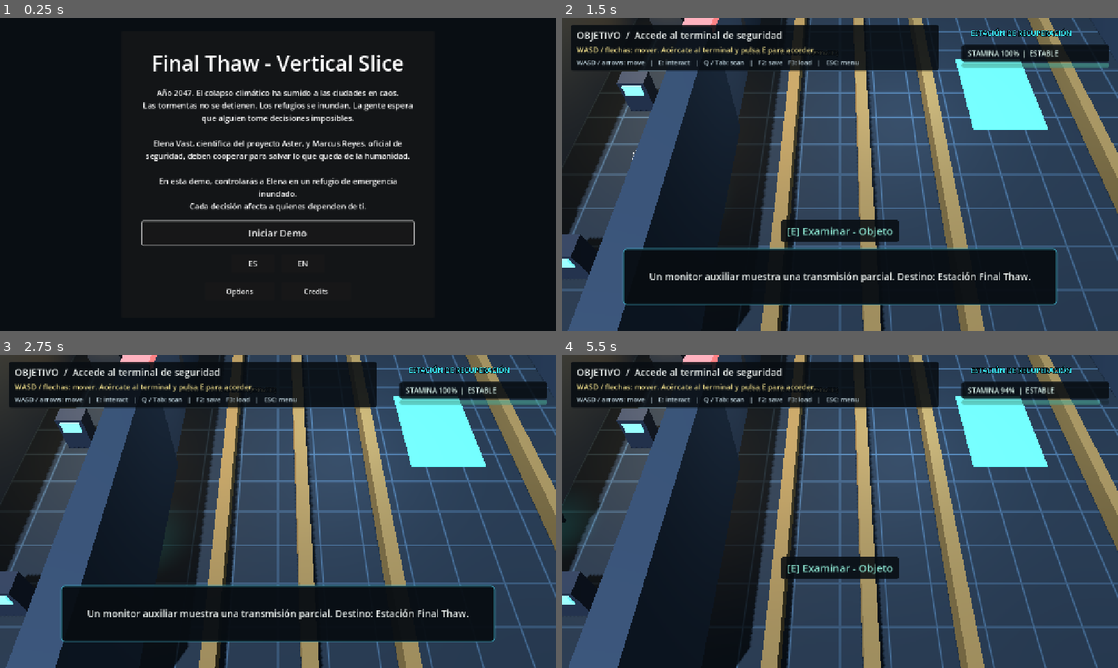
Above: before the commit, frames 1-4 (two rows, left to right).
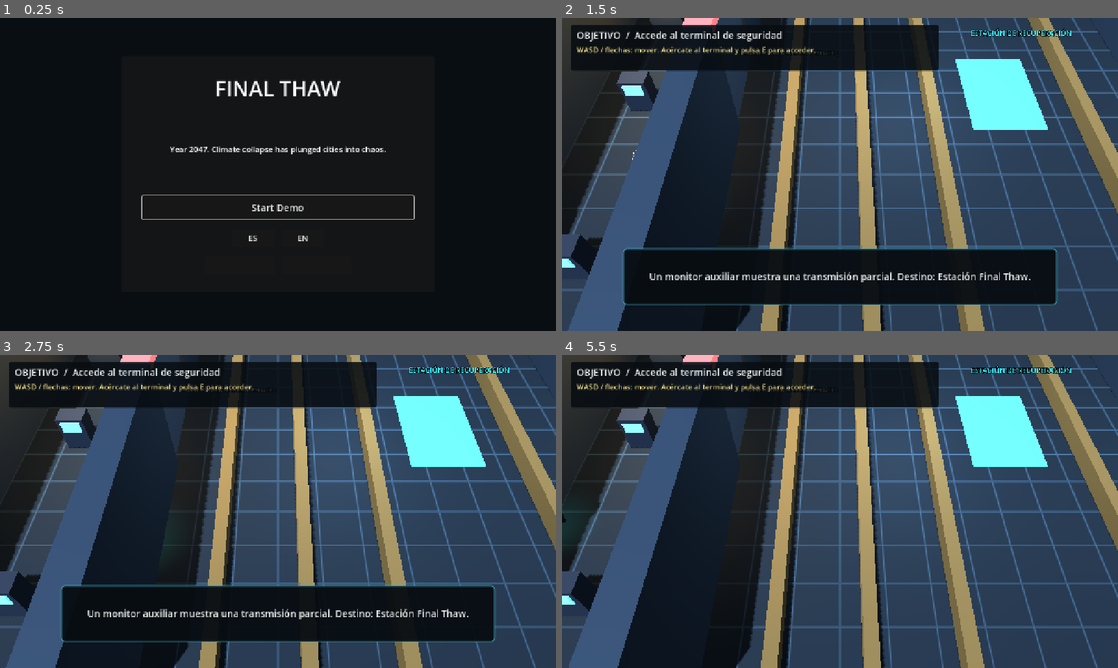
Above: after the commit, the same moments.

Repository: xabiervc/final-thaw
Game: Godot game, scene res://scenes/ui/main_menu.tscn
The game is run twice, just before and just after one commit, with the same random seed, the same clock (stepped at 60 frames per second) and the same inputs.
Inputs (mouse positions are in pixels of both pictures, inside the frame that each line leads up to):
- Up to frame 1 (0.25 s): no input
- Up to frame 2 (1.5 s): click "Iniciar Demo" (after the commit: "Start Demo") at 0.5 s; tap E (interact) at 1.25 s; move the mouse to (962, 158) at 1.27 s; hold D (move_right) from 1.28 s (still down); hold E (interact) from 1.28 s (still down); click (962, 158) at 1.42 s
- Up to frame 3 (2.75 s): release D (move_right) at 2 s; release E (interact) at 2 s; drag from (166, 527) to (250, 574) at 2.02 s
- Up to frame 4 (5.5 s): tap E (interact) at 2.75, 4.25 s; move the mouse to (895, 442) at 2.77 s; hold D (move_right) 2.78-3.5 s; hold E (interact) 2.78-3.5 s; tap L (attack_secondary) at 2.85 s; drag from (812, 574) to (673, 464) at 3.52 s; move the mouse to (1006, 558) at 4.27 s; hold A (move_left) 4.28-5 s; hold E (interact) 4.28-5 s; tap Space (dodge) at 4.35 s; drag from (673, 464) to (756, 433) at 5.02 s

The runs differ from the first frame. In frame 1, 6.6% of the frame differs, in the area x 25-75%, y 11-90%; in frame 2, 3.8%; in frame 3, 2.4%; in frame 4, 3.8%.
Error before the commit: Invalid call. Nonexistent function 'get_flag' in base 'Node (game_manager.gd)'. (res://scripts/managers/accessibility_manager.gd:8)
Error after the commit: Parse Error: Cannot access signal "language_changed" from the static function "set_locale()". (res://scripts/managers/narrative_text_manager.gd:26)

Commit message:
fix(shelter): localize prop prompts and restore persisted prop state

Diff:
--- a/scripts/entities/interactable.gd
+++ b/scripts/entities/interactable.gd
@@ -1,10 +1,14 @@
 extends Area2D
 class_name Interactable
+
+signal interact_text_changed(new_text: String)
 
 @export var interact_text: String = "Interactuable"
 var interact_count: int = 0
 var can_interact_func: Callable
 var on_interact_func: Callable
+
+var label: Label
 
 signal interacted(interactor: Node2D)
 
@@ -21,10 +25,15 @@
 	vis.position = Vector2(-50, -50)
 	vis.mouse_filter = Control.MOUSE_FILTER_IGNORE
 	add_child(vis)
-	var lbl := Label.new()
-	lbl.text = interact_text
-	lbl.position = Vector2(-50, -80)
-	add_child(lbl)
+	label = Label.new()
+	label.text = interact_text
+	label.position = Vector2(-50, -80)
+	add_child(label)
+
+func update_label() -> void:
+	if label:
+		label.text = interact_text
+	interact_text_changed.emit(interact_text)
 
 func can_interact(_interactor: Node2D) -> bool:
 	if can_interact_func.is_valid():
--- a/scripts/levels/flooded_shelter_controller.gd
+++ b/scripts/levels/flooded_shelter_controller.gd
@@ -4,10 +4,10 @@
 @export var elena: Elena
 @export var civilian: Civilian
 
-@export var power_console: Node
-@export var valve_station_left: Node
-@export var valve_station_right: Node
-@export var flood_gate_exit: Node
+@export var power_console: PowerConsole
+@export var valve_station_left: ValveStation
+@export var valve_station_right: ValveStation
+@export var flood_gate_exit: FloodGate
 
 @export var oxygen_refill_on_power: float = 40.0
 @export var oxygen_refill_on_valves: float = 30.0
@@ -104,5 +104,12 @@
 		valves_open = 0
 	civilian_rescued = gsm.get_flag("shelter_civilian_rescued", false)
 
+	if power_console:
+		power_console.restore_state(has_power)
+	if valve_station_left:
+		valve_station_left.restore_state(valves_open >= 1)
+	if valve_station_right:
+		valve_station_right.restore_state(valves_open >= 2)
+
 	if valves_open >= 2 and flood_gate_exit:
 		flood_gate_exit.open_gate()
--- a/scripts/levels/props/power_console.gd
+++ b/scripts/levels/props/power_console.gd
@@ -4,19 +4,41 @@
 @export var is_on: bool = false
 
 const INTERACTABLE_SCRIPT = preload("res://scripts/entities/interactable.gd")
-var interactable: Area2D
+var interactable: Interactable
 
 signal power_activated
 
 func _ready() -> void:
-	interactable = INTERACTABLE_SCRIPT.new() as Area2D
-	interactable.set("interact_text", "Activar generador")
-	interactable.add_user_signal("interacted")
-	interactable.connect("interacted", _on_interact)
+	interactable = INTERACTABLE_SCRIPT.new()
+	interactable.interact_text = NarrativeTextManager.get_interact_power_console(is_on)
+	interactable.can_interact_func = Callable(self, "_can_interact")
+	interactable.on_interact_func = Callable(self, "_on_interact")
 	add_child(interactable)
 
-func _on_interact() -> void:
+	NarrativeTextManager.language_changed.connect(_on_language_changed)
+
+func _exit_tree() -> void:
+	if NarrativeTextManager.language_changed.is_connected(_on_language_changed):
+		NarrativeTextManager.language_changed.disconnect(_on_language_changed)
+
+func _can_interact(_interactor: Node2D) -> bool:
+	return not is_on
+
+func _on_interact(_interactor: Node2D) -> void:
 	if is_on:
 		return
 	is_on = true
+	update_prompt()
 	power_activated.emit()
+
+func update_prompt() -> void:
+	if interactable:
+		interactable.interact_text = NarrativeTextManager.get_interact_power_console(is_on)
+		interactable.update_label()
+
+func _on_language_changed(_locale: String) -> void:
+	update_prompt()
+
+func restore_state(power_on: bool) -> void:
+	is_on = power_on
+	update_prompt()
--- a/scripts/levels/props/valve_station.gd
+++ b/scripts/levels/props/valve_station.gd
@@ -4,16 +4,22 @@
 @export var is_open: bool = false
 
 const INTERACTABLE_SCRIPT = preload("res://scripts/entities/interactable.gd")
-var interactable: Area2D
+var interactable: Interactable
 
 signal valve_opened
 
 func _ready() -> void:
-	interactable = INTERACTABLE_SCRIPT.new() as Area2D
-	interactable.set("interact_text", "Abrir válvula")
-	interactable.set("can_interact_func", Callable(self, "_can_interact"))
-	interactable.set("on_interact_func", Callable(self, "_on_interact"))
+	interactable = INTERACTABLE_SCRIPT.new()
+	interactable.interact_text = NarrativeTextManager.get_interact_valve(is_open)
+	interactable.can_interact_func = Callable(self, "_can_interact")
+	interactable.on_interact_func = Callable(self, "_on_interact")
 	add_child(interactable)
+
+	NarrativeTextManager.language_changed.connect(_on_language_changed)
+
+func _exit_tree() -> void:
+	if NarrativeTextManager.language_changed.is_connected(_on_language_changed):
+		NarrativeTextManager.language_changed.disconnect(_on_language_changed)
 
 func _can_interact(_interactor: Node2D) -> bool:
 	return not is_open
@@ -22,4 +28,17 @@
 	if is_open:
 		return
 	is_open = true
+	update_prompt()
 	valve_opened.emit()
+
+func update_prompt() -> void:
+	if interactable:
+		interactable.interact_text = NarrativeTextManager.get_interact_valve(is_open)
+		interactable.update_label()
+
+func _on_language_changed(_locale: String) -> void:
+	update_prompt()
+
+func restore_state(valve_open: bool) -> void:
+	is_open = valve_open
+	update_prompt()
--- a/scripts/managers/narrative_text_manager.gd
+++ b/scripts/managers/narrative_text_manager.gd
@@ -5,6 +5,8 @@
 
 static var texts: Resource
 static var current_locale: String = "es"
+
+signal language_changed(locale: String)
 
 static func _initialize() -> void:
 	if texts == null:
@@ -21,6 +23,7 @@
 		texts = null
 		return
 	texts = loaded
+	language_changed.emit(locale)
 
 static func _text(property_name: String, fallback: String = "") -> String:
 	_initialize()
